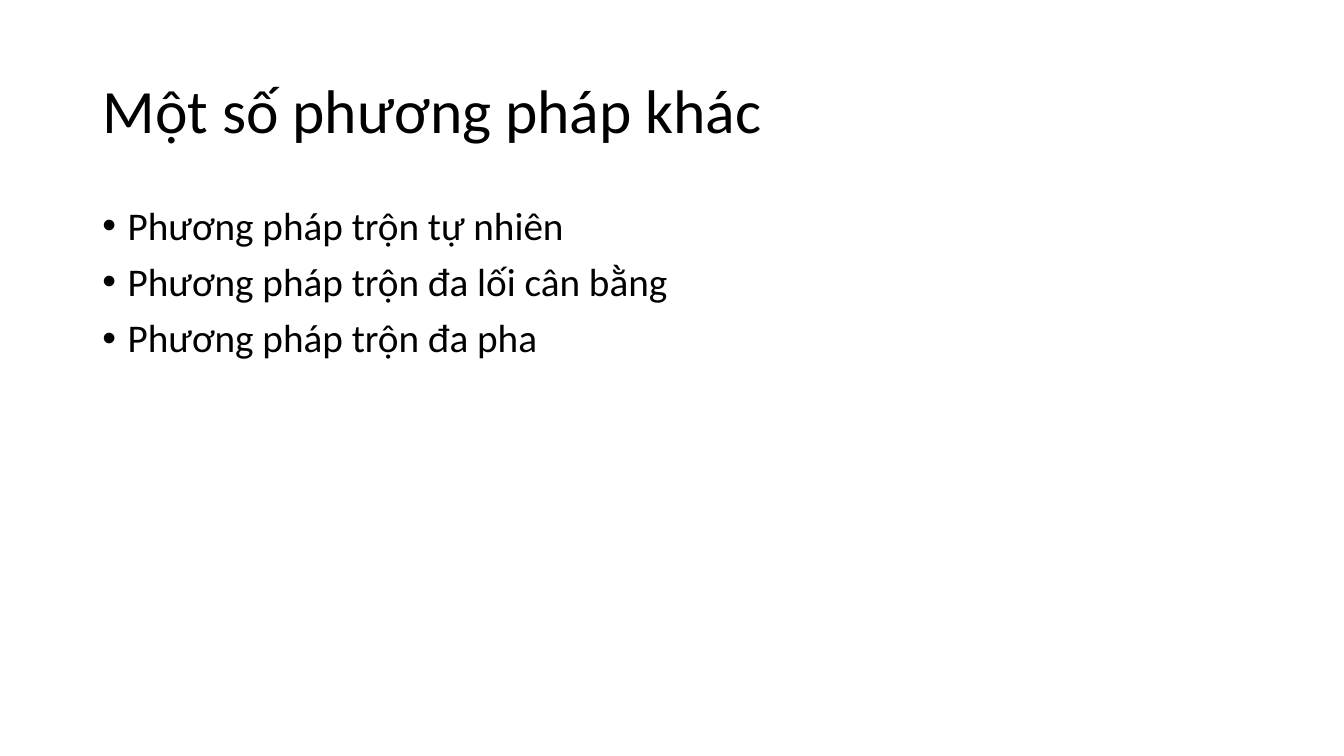
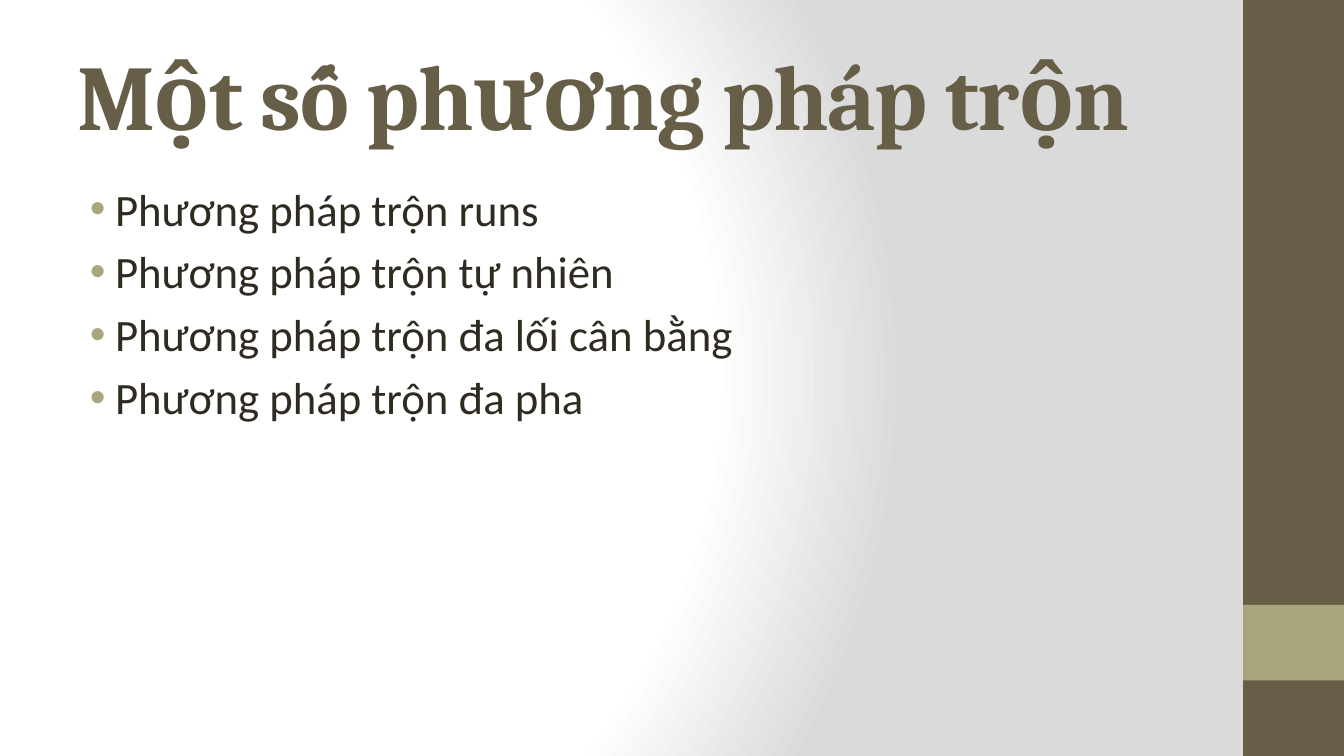
Before and after one commit to unicorn-vn/cs523-o11-team-12, a slide deck: slide 9 of slide/Sắp xếp ngoại (External Sort).pptx (slide 7 before the commit). Drawn at 1344x756 pixels with LibreOffice and Linux fonts; fonts in the diff are those of the drawing. Boxes give left, top, right and bottom in pixels: in the first picture for what was removed or moved away, otherwise in the second. Text is boxed around its words. In the diff, an @@ line names an element or a change of style, - is before the commit and + after.

```diff
--- a/slide/Sắp xếp ngoại (External Sort).pptx
+++ b/slide/Sắp xếp ngoại (External Sort).pptx
@@ background #FFFFFF to gradient #FFFFFF to #DADADA @@
@@ rectangle added at <box>1243,0,1344,756</box>, fill #675E47 @@
@@ title at <box>115,64,448,234</box>: text changed; size 44 to 66 pt; font Calibri to Cambria; text colour #000000 to #675E47; bold on @@
-Một số phương pháp khác
+Một số phương pháp trộn
@@ text "Phương pháp trộn runs": place and size @@
-text "Phương pháp trộn runs" at <box>128,212,667,359</box>
+text "Phương pháp trộn runs" at <box>115,204,733,422</box>
@@ text at <box>459,204,539,227</box>: paragraph added @@
+• Phương pháp trộn runs
@@ text at <box>115,257,733,422</box>: size 28 to 32 pt, text colour #000000 to #2F2B20 in "Phương pháp trộn tự nhiên", "Phương pháp trộn đa lối cân bằng", "Phương pháp trộn đa pha"; indent changed; line spacing 0.9 to 1; less space between paragraphs @@
@@ rectangle added at <box>1243,605,1344,681</box>, fill #A9A57C @@
```
Also in this commit, not shown: 7 other slides changed, 4 slides added, 2 slides removed.
